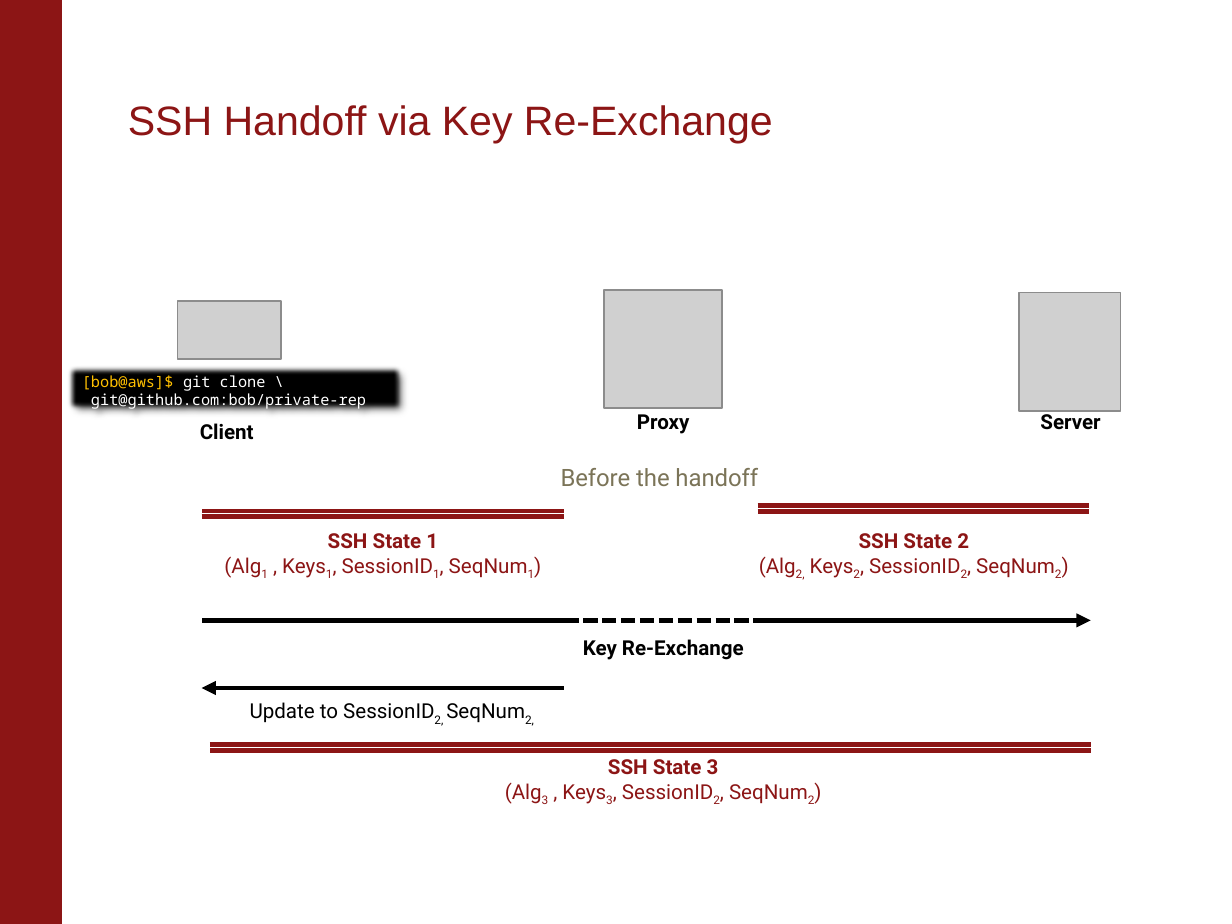
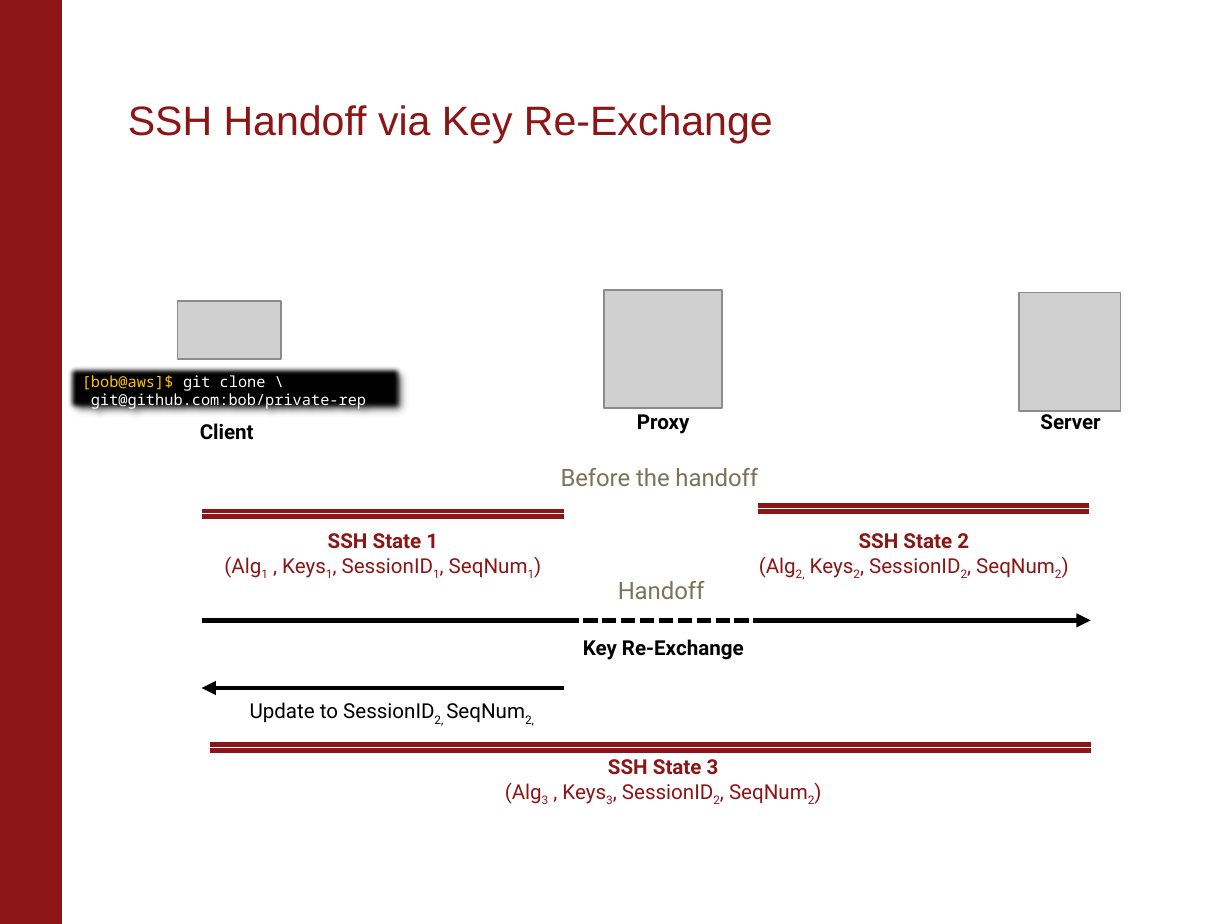
Before and after one commit to StanfordSNR/guardian-agent, a slide deck: slide 13 of slides/201706 HUJI.pptx. Drawn at 1232x924 pixels with LibreOffice and Linux fonts; fonts in the diff are those of the drawing; grey boxes stand for pictures. Boxes give left, top, right and bottom in pixels: in the first picture for what was removed or moved away, otherwise in the second. Text is boxed around its words. In the diff, an @@ line names an element or a change of style, - is before the commit and + after.

```diff
--- a/slides/201706 HUJI.pptx
+++ b/slides/201706 HUJI.pptx
@@ text added at (x1=618, y1=581, x2=705, y2=599), 10.5 pt, text #7B7458 @@
+Handoff
```
Also in this commit, not shown: 3 other slides changed, 1 other file.
